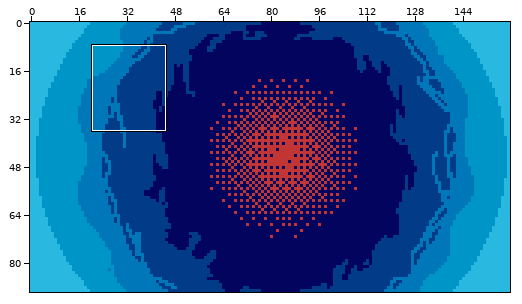
Pixel-art file: Jasper's Files/UI Design Files/Background.aseprite. Above: a wide view before the commit, with the close-up outlined.
Close-up. Before:
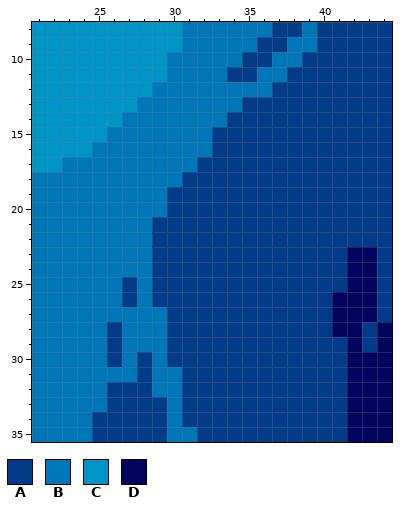
160x90 pixels, 1 frame. Shown: x 21..44, y 8..35. The commit also changed other parts of the picture, which this record leaves out.
Palette (. is transparent): A #023c88  B #0077b8  C #0095c7  D #03045e
Pixels before, first column x 21:
 8 CCCCCCCCCCBBBBBBAABAAAAA
 9 CCCCCCCCCCBBBBBAABBAAAAA
10 CCCCCCCCCBBBBBAABBAAAAAA
11 CCCCCCCCCBBBBAABBAAAAAAA
12 CCCCCCCCBBBBBBBBAAAAAAAA
13 CCCCCCCBBBBBBBAAAAAAAAAA
14 CCCCCCBBBBBBBAAAAAAAAAAA
15 CCCCCBBBBBBBAAAAAAAAAAAA
16 CCCCBBBBBBBBAAAAAAAAAAAA
17 CCBBBBBBBBBAAAAAAAAAAAAA
18 BBBBBBBBBBAAAAAAAAAAAAAA
19 BBBBBBBBBAAAAAAAAAAAAAAA
20 BBBBBBBBBAAAAAAAAAAAAAAA
21 BBBBBBBBAAAAAAAAAAAAAAAA
22 BBBBBBBBAAAAAAAAAAAAAAAA
23 BBBBBBBBAAAAAAAAAAAAADDA
24 BBBBBBBBAAAAAAAAAAAAADDA
25 BBBBBBABAAAAAAAAAAAAADDA
26 BBBBBBABAAAAAAAAAAAADDDA
27 BBBBBBBBBAAAAAAAAAAADDDA
28 BBBBBABBBAAAAAAAAAAADDAD
29 BBBBBABBBAAAAAAAAAAAADAD
30 BBBBBABABAAAAAAAAAAAADDD
31 BBBBBBBABBAAAAAAAAAAADDD
32 BBBBBAAABBAAAAAAAAAAADDD
33 BBBBBAAAABAAAAAAAAAAADDD
34 BBBBAAAAABAAAAAAAAAAADDD
35 BBBBAAAAABBAAAAAAAAAADDD
After:
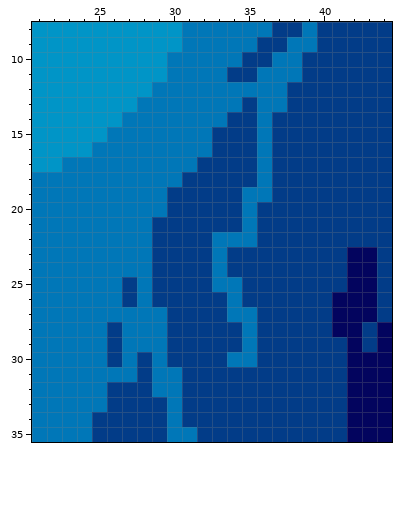
The edit:
Colour B replaces colour A in row 11 at x 38; in row 12 at x 37; in row 13 at x 36 to 37; in rows 14 to 18 at x 36; in row 19 at x 35 to 36; in rows 20 to 21 at x 35.
Colour B replaces colour A in row 22 at x 33 to 35; in rows 23 to 24 at x 33; in row 25 at x 33 to 34; in row 26 at x 34; in row 27 at x 34 to 35; in rows 28 to 29 at x 35.
Colour B replaces colour A in row 30 at x 34 to 35.
